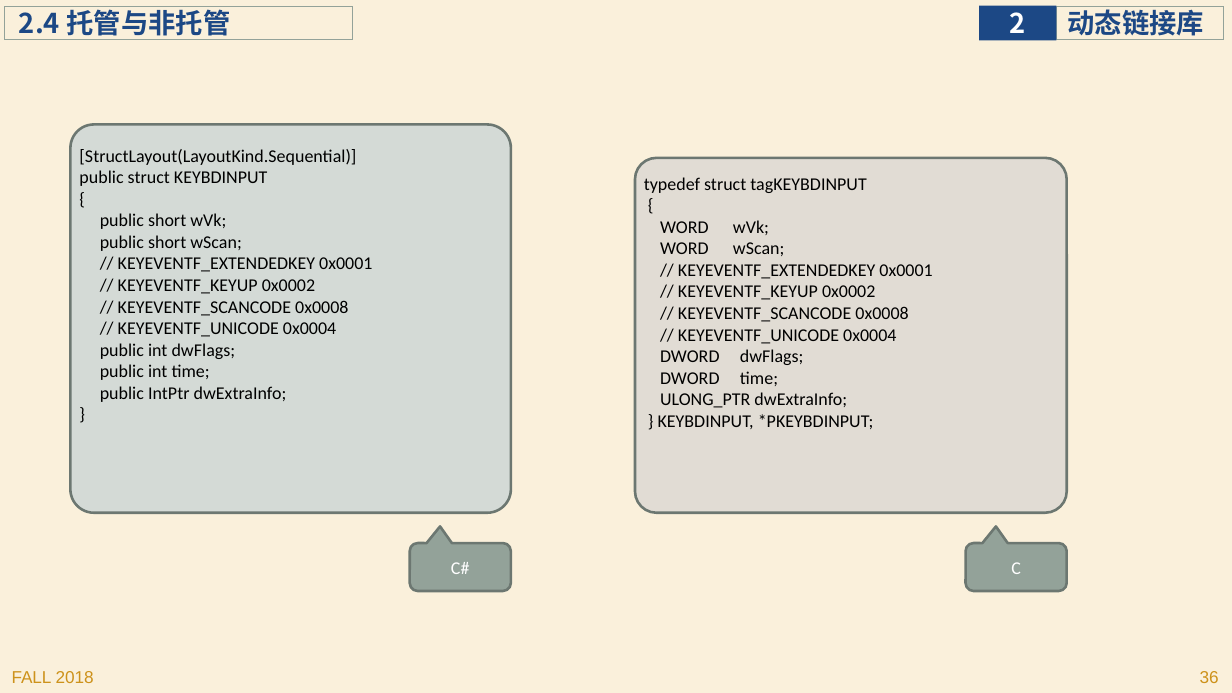
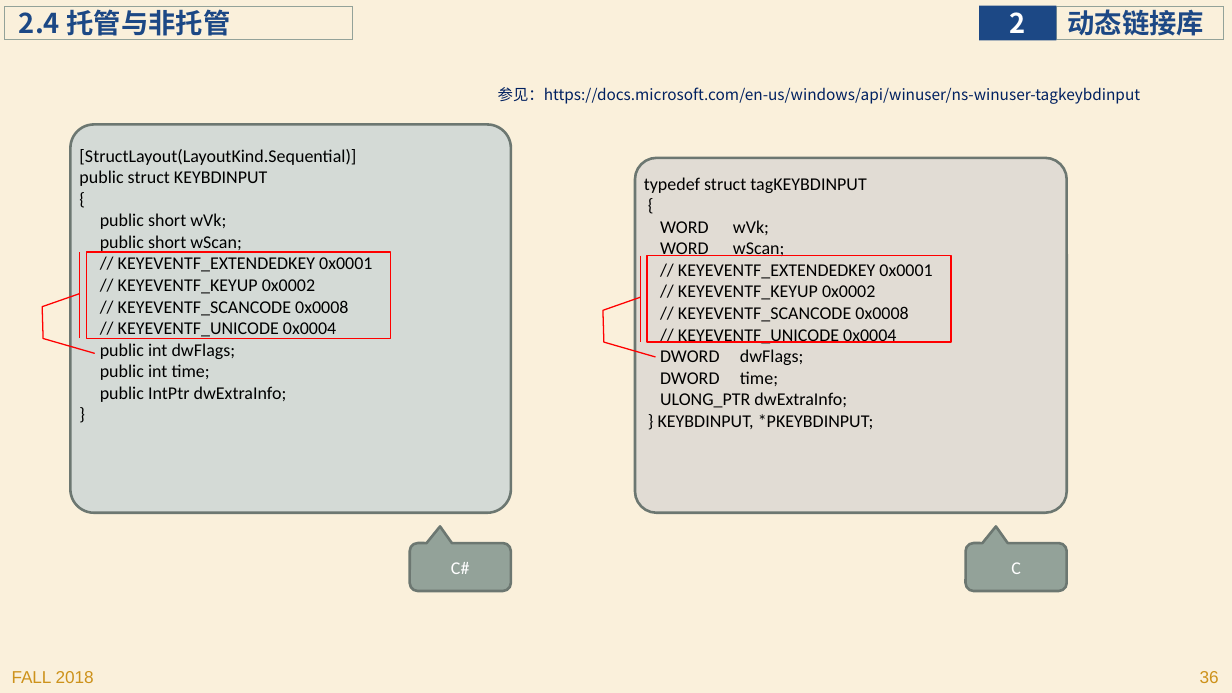
Before and after one commit to jichenghu/ppt_programmingWindows, a slide deck: slide 36 of programmingWindows_2.pptx. Drawn at 1232x693 pixels with LibreOffice and Linux fonts; fonts in the diff are those of the drawing. Boxes give left, top, right and bottom in pixels: in the first picture for what was removed or moved away, otherwise in the second. Text is boxed around its words. In the diff, an @@ line names an element or a change of style, - is before the commit and + after.

```diff
--- a/programmingWindows_2.pptx
+++ b/programmingWindows_2.pptx
@@ text added at bbox=[498, 87, 1141, 104], 12 pt, text #002060 @@
+参见：https://docs.microsoft.com/en-us/windows/api/winuser/ns-winuser-tagkeybdinput
@@ accent border callout added at bbox=[86, 252, 390, 338], outline #FF0000 1 pt @@
@@ accent border callout added at bbox=[647, 256, 951, 342], outline #FF0000 1 pt @@
```
Also in this commit, not shown: 45 other slides changed.
